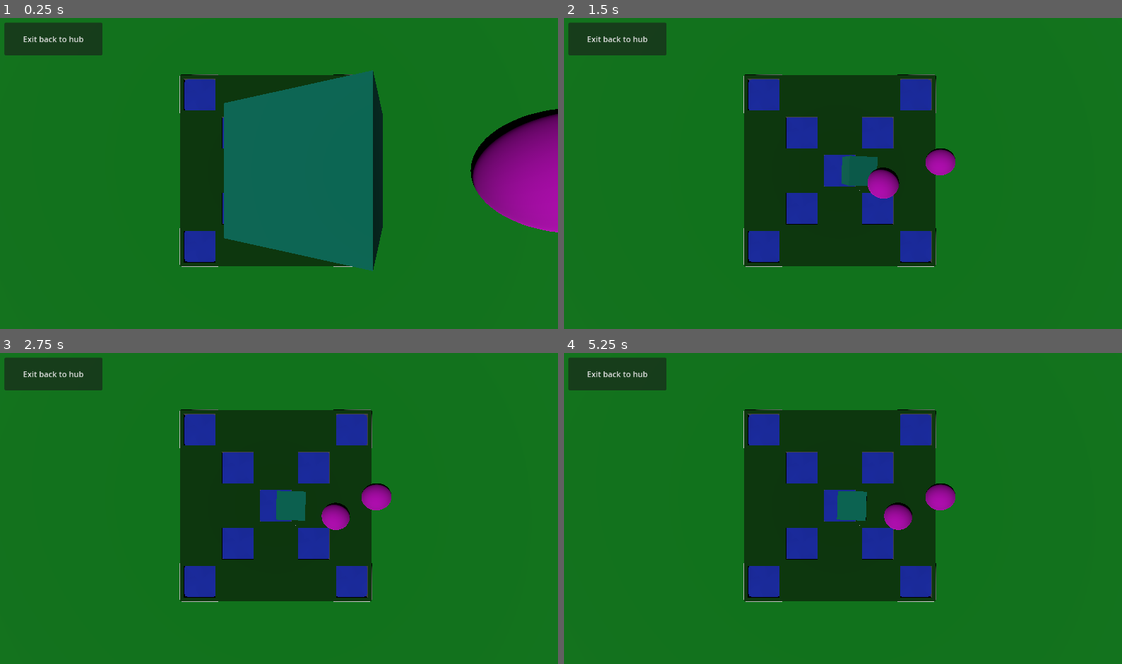
Above: before the commit, frames 1-4 (two rows, left to right).
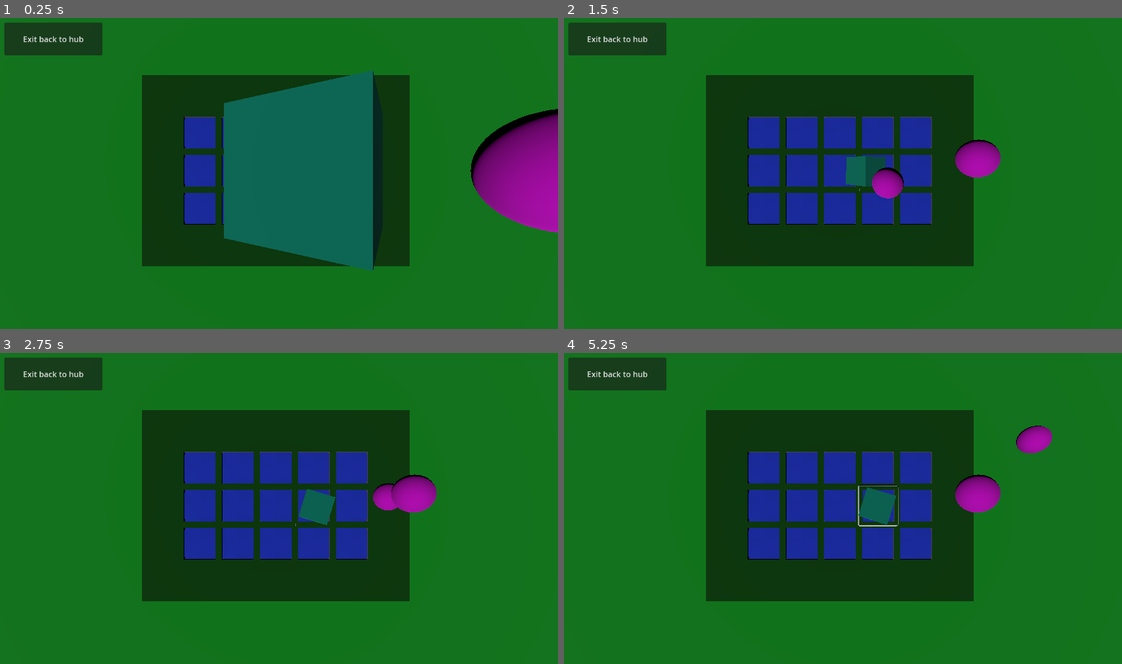
Above: after the commit, the same moments.

Repository: gingeapple182/COMP3000
Game: Godot game, scene res://Scenes/puzzle_board.tscn
Two runs of this game, one before a commit and one after it. Both use one fixed random seed, a clock stepped at 60 frames per second and the inputs below. This scene is started directly instead of the project's main scene.
Inputs (mouse positions are in pixels of both pictures, inside the frame that each line leads up to):
- Up to frame 1 (0.25 s): no input
- Up to frame 2 (1.5 s): tap Enter (ui_accept) at 0.5, 0.77 s; move the mouse to (965, 154) at 0.52 s; hold Right (ui_right) 0.53-1.28 s; tap ` (freefly) at 0.6 s; click (965, 154) at 0.67 s; move the mouse to (725, 185) at 1.27 s; hold Down (ui_down) from 1.28 s (still down); tap F (interact) at 1.35 s; click (725, 185) at 1.42 s
- Up to frame 3 (2.75 s): tap Enter (ui_accept) at 1.52 s; move the mouse to (334, 436) at 2.02 s; release Down (ui_down) at 2.03 s; hold Right (ui_right) from 2.03 s (still down); tap Shift (sprint) at 2.1 s; click (334, 436) at 2.17 s
- Up to frame 4 (5.25 s): move the mouse to (809, 567) at 2.77 s; release Right (ui_right) at 2.78 s; hold Up (ui_up) 2.78-3.53 s; tap L (switch_scene) at 2.85 s; click (809, 567) at 2.92 s; tap Enter (ui_accept) at 3.02, 3.77, 4.52 s; move the mouse to (1010, 552) at 3.52 s; hold Left (ui_left) 3.53-5.03 s; tap ` (freefly) at 3.6 s; click (1010, 552) at 3.67 s; move the mouse to (670, 458) at 4.27 s; tap F (interact) at 4.35 s; click (670, 458) at 4.42 s; move the mouse to (865, 505) at 5.02 s; hold Down (ui_down) from 5.03 s (still down); tap Shift (sprint) at 5.1 s; click (865, 505) at 5.17 s

The runs differ from the first frame. In frame 1, 10% of the frame differs, in the area x 25-74%, y 18-81%; in frame 2, 17%; in frame 3, 18%; in frame 4, 18%, in the area x 25-88%, y 18-81%.

Commit message:
Prototype - Snap to grid
Snap objects to active grid tiles
Currently not working as intended:
- Dropped objects successfully change slot state
- Dropped objects do not snap to snapPoint node
  - Spent too long on this so need to move onwards and will return at a later date

Diff:
--- a/Scenes/Assets/grid_slot_inactive.tscn
+++ b/Scenes/Assets/grid_slot_inactive.tscn
@@ -21,3 +21,5 @@
 [node name="CollisionShape3D" type="CollisionShape3D" parent="."]
 transform = Transform3D(1, 0, 0, 0, 1, 0, 0, 0, 1, 0, 0.5, 0)
 shape = SubResource("BoxShape3D_8i1vn")
+
+[node name="SnapPoint" type="Node3D" parent="."]
--- a/Scenes/puzzle_board.tscn
+++ b/Scenes/puzzle_board.tscn
@@ -40,11 +40,11 @@
 script = ExtResource("1_a8pl4")
 active_slot_scene = ExtResource("2_pxsq5")
 inactive_slot_scene = ExtResource("3_40yeu")
-tile_map_string = "10001
-01010
-00100
-01010
-10001"
+tile_map_string = "0000000
+0111110
+0111110
+0111110
+0000000"
 columns = 3
 
 [node name="Slots" type="Node3D" parent="."]
--- a/Scripts/grid_manager.gd
+++ b/Scripts/grid_manager.gd
@@ -111,3 +111,58 @@
 			return slot
 
 	return null
+
+
+func snap_piece_to_slot(piece: RigidBody3D, slot: Node3D) -> void:
+	# Only snap to active, empty slots
+	if not slot.active:
+		return
+	if not slot.is_free():
+		return
+
+	# Get the snap point inside the slot
+	var snap_point: Node3D = slot.get_node("SnapPoint")
+
+	# Move piece into position
+	piece.global_transform.origin = snap_point.global_transform.origin
+	piece.linear_velocity = Vector3.ZERO
+	piece.angular_velocity = Vector3.ZERO
+	#piece.gravity_scale = 0.0
+	#piece.freeze = true  # lock in place until picked up again
+
+	# Register occupancy on the slot
+	slot.set_piece(piece)
+
+
+func try_snap(piece: RigidBody3D) -> bool:
+	print("\n>>> try_snap() CALLED")
+	print("hovered_slot: ", hovered_slot)
+	if hovered_slot == null:
+		print("FAIL: hovered_slot is NULL")
+		return false
+
+	if hovered_slot.current_piece != null:
+		print("FAIL: Slot already occupied")
+		return false
+
+	var snap_pos = hovered_slot.get_snap_position()
+	print("Snapping to: ", snap_pos)
+	print("Piece BEFORE snap: ", piece.global_transform.origin)
+
+	piece.global_transform.origin = snap_pos
+	print("Piece AFTER snap: ", piece.global_transform.origin)
+	#piece.freeze = true
+	#piece.gravity_scale = 0.0
+	piece.linear_velocity = Vector3.ZERO
+	piece.angular_velocity = Vector3.ZERO
+
+	hovered_slot.set_piece(piece)  # ← use the helper
+
+	return true
+
+
+func clear_piece_from_slots(piece: RigidBody3D) -> void:
+	for slot in slots_parent.get_children():
+		if slot.current_piece == piece:
+			slot.clear_piece(piece)
+			return
--- a/Scripts/puzzle_controller.gd
+++ b/Scripts/puzzle_controller.gd
@@ -26,6 +26,8 @@
 		if hit and hit.collider is RigidBody3D:
 			grabbed = hit.collider
 			grab_offset = Vector3.ZERO
+			grid_manager.clear_piece_from_slots(grabbed)
+			grabbed.freeze = false
 			grabbed.gravity_scale = 0.0
 			grabbed.linear_velocity = Vector3.ZERO
 
@@ -34,7 +36,18 @@
 	# Drop
 	if event is InputEventMouseButton and event.button_index == MOUSE_BUTTON_LEFT and not event.pressed:
 		if grabbed:
-			grabbed.gravity_scale = 1.0
+			print("\n=== DROP EVENT ===")
+			print("Grabbed piece: ", grabbed)
+			print("Hovered slot at drop: ", grid_manager.hovered_slot)
+
+			var snapped: bool = grid_manager.try_snap(grabbed)
+			print("Snapped result: ", snapped)
+			if not snapped:
+				grabbed.gravity_scale = 1.0
+			#if grid_manager.try_snap(grabbed):
+			#	pass
+			#else:
+			#	grabbed.gravity_scale = 1.0
 			grabbed.linear_velocity = Vector3.ZERO
 			grabbed.angular_velocity = Vector3.ZERO
 		grabbed = null
@@ -45,19 +58,20 @@
 	pass
 
 func _physics_process(delta):
-	if grabbed:
-		var hit = get_mouse_hit()
-		if hit:
-			# Get the ground point under the mouse
-			var ground_pos = hit.position
-			var target_pos = ground_pos + Vector3.UP * hover_height
-			var current = grabbed.global_transform.origin
-			var new_pos = current.lerp(target_pos, lerp_speed * delta)
+	if grabbed == null:
+		return  # ← STOP applying movement completely once dropped
 
-			grabbed.global_transform.origin = new_pos
-			# Prevent weird physics behaviour while holding
-			grabbed.linear_velocity = Vector3.ZERO
-			grabbed.angular_velocity = Vector3.ZERO
+	var hit = get_mouse_hit()
+	if hit:
+		var ground_pos = hit.position
+		var target_pos = ground_pos + Vector3.UP * hover_height
+		var current = grabbed.global_transform.origin
+		var new_pos = current.lerp(target_pos, lerp_speed * delta)
+
+		grabbed.global_transform.origin = new_pos
+		grabbed.linear_velocity = Vector3.ZERO
+		grabbed.angular_velocity = Vector3.ZERO
+
 
 func get_mouse_hit():
 	var mouse_pos = get_viewport().get_mouse_position()
--- a/Scripts/slots.gd
+++ b/Scripts/slots.gd
@@ -1,6 +1,7 @@
 extends Node3D
 
 @export var active: bool = true
+@onready var snap_point: Node3D = $SnapPoint
 
 var grid_position: Vector2i
 var current_piece: Node3D = null
@@ -31,3 +32,27 @@
 	var t := global_transform
 	t.origin = pos
 	global_transform = t
+
+
+func is_free() -> bool:
+	return active and current_piece == null
+
+
+func set_piece(piece: RigidBody3D) -> void:
+	current_piece = piece
+
+
+func clear_piece(piece: RigidBody3D) -> void:
+	if current_piece == piece:
+		current_piece = null
+
+
+func get_snap_position() -> Vector3:
+	# If we have a SnapPoint (active tile), use that.
+	print("get_snap_position() called on ", self, " snap_point=", snap_point)
+	print("Returning pos: ", snap_point.global_transform.origin)
+
+	if snap_point:
+		return snap_point.global_transform.origin
+	# Fallback: just use the tile centre
+	return global_transform.origin
